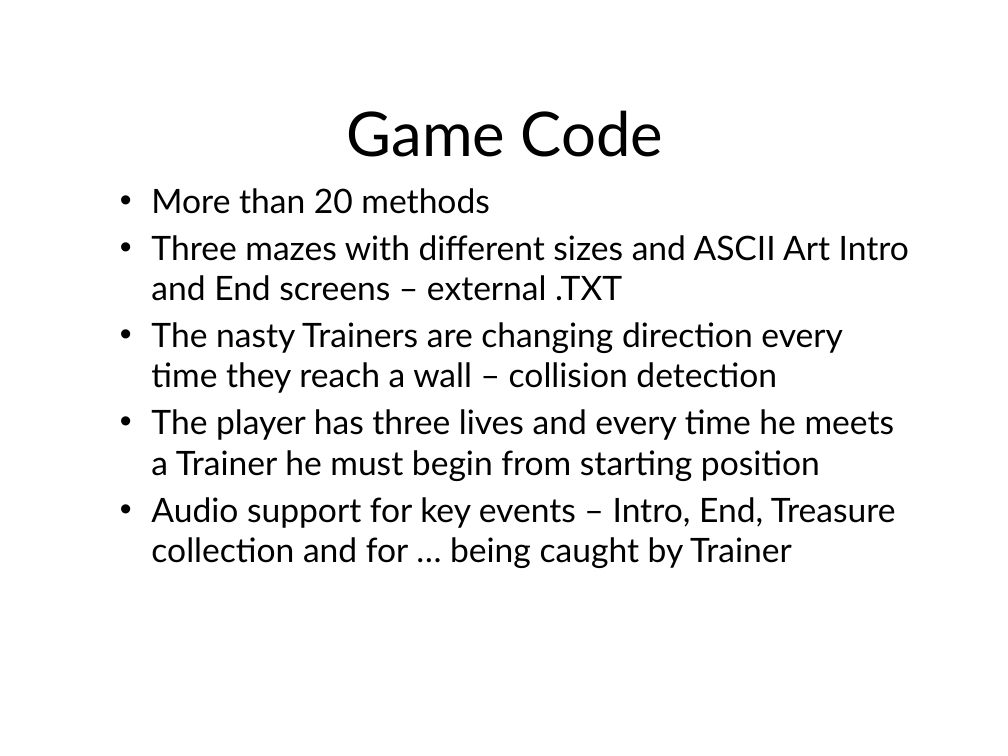
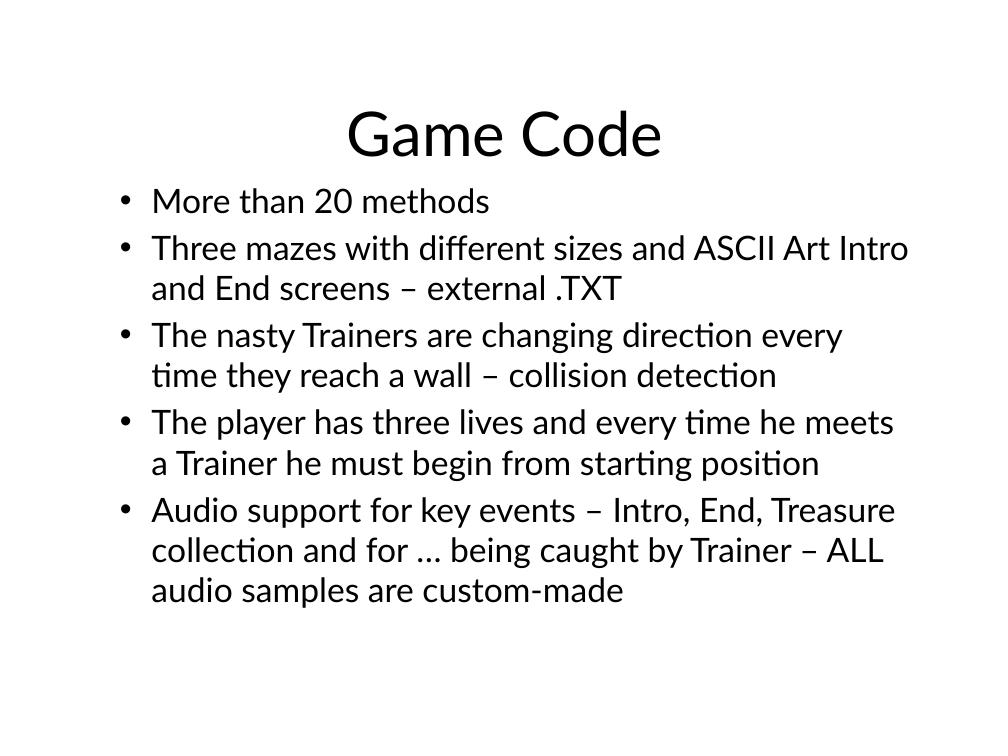
Before and after one commit to EfreetTeam/PacManStyle, a slide deck: slide 3 of TEAM SLIDE.pptx. Drawn at 1008x756 pixels with LibreOffice and Linux fonts; fonts in the diff are those of the drawing; background and template pictures are left out. Boxes give left, top, right and bottom in pixels: in the first picture for what was removed or moved away, otherwise in the second. Text is boxed around its words. In the diff, an @@ line names an element or a change of style, - is before the commit and + after.

```diff
--- a/TEAM SLIDE.pptx
+++ b/TEAM SLIDE.pptx
@@ text at box(151, 497, 896, 608): text changed @@
-  • Audio support for key events – Intro, End, Treasure collection and for … being caught by Trainer
+  • Audio support for key events – Intro, End, Treasure collection and for … being caught by Trainer – ALL audio samples are custom-made
```
Also in this commit, not shown: 3 other files.
